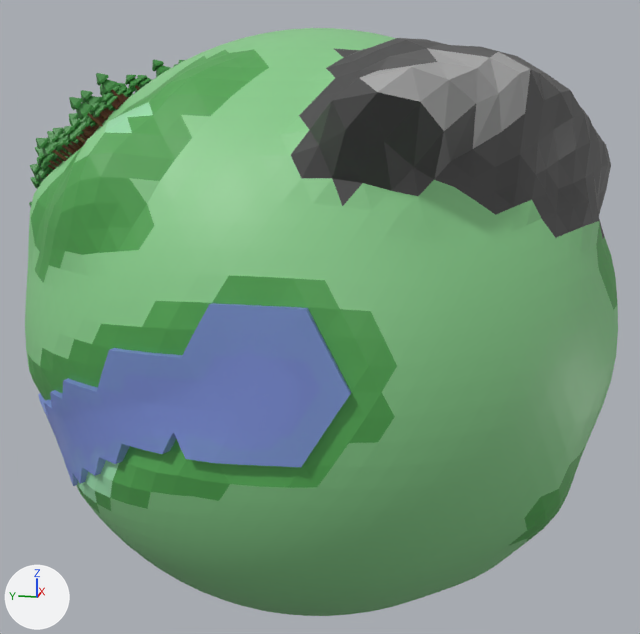
The Blender file Blender/Planet.blend, before and after one commit.
Both versions are drawn from a 50 mm camera at (-3.028, -0.609, 0.774) aimed at (0.04, 0.005, 0.007). The lights are fixed; the arrows at lower left show +X, +Y and +Z.

Objects in the first picture: 'Icosphere', 'Water'.
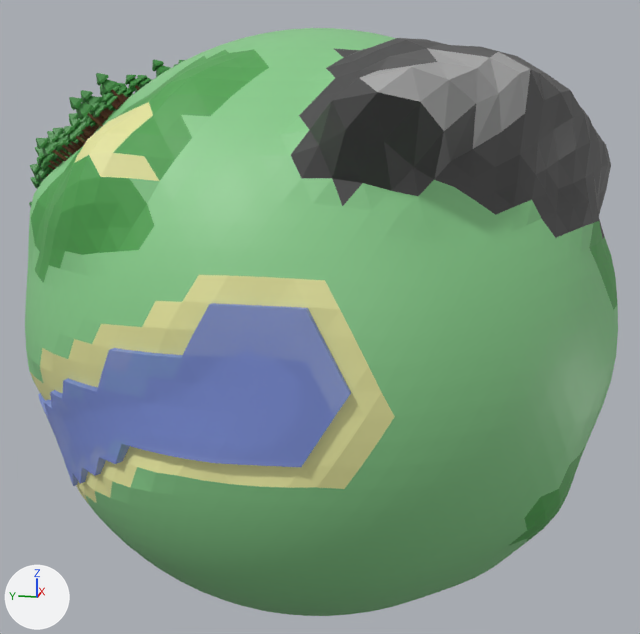
What differs and where, as boxes (x1, y1, x2, y2) in the pictures (640 x 634 px):
```json
{"part": 1, "of": "me_icosphere", "change": "recoloured", "before": [94, 109, 599, 266], "after": [94, 109, 599, 266]}
{"part": 2, "of": "me_icosphere", "change": "recoloured", "before": [75, 122, 378, 489], "after": [75, 122, 378, 489], "on screen": "green to beige"}
{"part": 3, "of": "me_icosphere", "change": "recoloured", "before": [28, 309, 397, 513], "after": [28, 309, 397, 513]}
{"part": 4, "of": "me_icosphere", "change": "recoloured", "before": [171, 439, 183, 453]}
{"part": 5, "of": "me_icosphere", "change": "recoloured", "before": [30, 115, 395, 504], "after": [30, 115, 395, 504], "on screen": "green to beige"}
{"part": 6, "of": "me_icosphere", "change": "recoloured", "before": [76, 102, 153, 503], "after": [76, 102, 153, 503], "on screen": "green to beige"}
{"part": 7, "of": "me_icosphere_007", "change": "added", "after": [162, 432, 185, 459]}
```

Edits to the scene script, one JSON object a line:
```json
{"op": "add", "block": "mat_sandy", "code": ["mat_sandy = principled_material('Sandy')", "mat_sandy.base_color = (0.8, 0.798, 0.343)  # beige #e7e79e"]}
{"block": "me_icosphere", "where": "# used by ob_icosphere; location = (0.0, 0.0, 0.0)"}
{"op": "remove", "block": "me_icosphere", "code": "me_icosphere.from_pydata(...)  # 15589 vertices, 14030 faces; spans x -0.98..1.07, y -1.01..1.06, z -1.0..1.0"}
{"op": "add", "block": "me_icosphere", "code": "me_icosphere.from_pydata(...)  # 15590 vertices, 14032 faces; spans x -0.98..1.07, y -1.01..1.06, z -1.0..1.0"}
{"block": "me_icosphere", "change": "me_icosphere part 1: 449 faces spanning x -0.45..1.04, y -0.91..0.98, z -0.14..0.84 switch from mat_material (green #88ce8b) to mat_darkpatches (green #51a752)"}
{"block": "me_icosphere", "change": "me_icosphere part 2: 16 faces spanning x -0.96..-0.56, y -0.34..0.59, z -0.2..0.71 switch from mat_material (green #88ce8b) to mat_sandy (beige #e7e79e)"}
{"block": "me_icosphere", "change": "me_icosphere part 3: 52 faces spanning x -0.98..-0.16, y -0.38..0.92, z -0.56..0.27 switch from mat_darkpatches (green #51a752) to mat_material (green #88ce8b)"}
{"block": "me_icosphere", "change": "me_icosphere part 4: 24 faces spanning x -0.98..-0.47, y -0.23..0.79, z -0.25..0.14 switch from mat_darkpatches (green #51a752) to mat_darkerwater (dark blue #1d194a)"}
{"block": "me_icosphere", "change": "me_icosphere part 5: 140 faces spanning x -0.98..-0.22, y -0.38..0.92, z -0.53..0.73 switch from mat_darkpatches (green #51a752) to mat_sandy (beige #e7e79e)"}
{"block": "me_icosphere", "change": "me_icosphere part 6: 37 faces spanning x -0.87..-0.3, y 0.33..0.85, z -0.5..0.77 switch from mat_lightpatches (green #9bdfac) to mat_sandy (beige #e7e79e)"}
{"block": "me_icosphere_007", "where": "me_icosphere_007.from_pydata(...)  # 105 vertices, 157 faces; spans x -0.981..-0.282, y -0.274..0.88, z -0.438..0.279"}
{"block": "me_icosphere_007", "where": "# used by ob_water; location = (-0.02, 0.0, 0.0)"}
{"block": "me_icosphere_007", "where": "# verts and faces of me_icosphere_007; kept vertices keep their numbers, new ones are numbered from 105"}
{"block": "me_icosphere_007", "where": "# before: 5 (-0.953, 0.225, -0.131), 22 (-0.956, 0.19, -0.065), 28 (-0.971, 0.153, -0.13)"}
{"block": "me_icosphere_007", "change": "me_icosphere_007 part 7"}
{"op": "add", "block": "me_icosphere_007", "code": "faces += [(5, 28, 22)]"}
```
